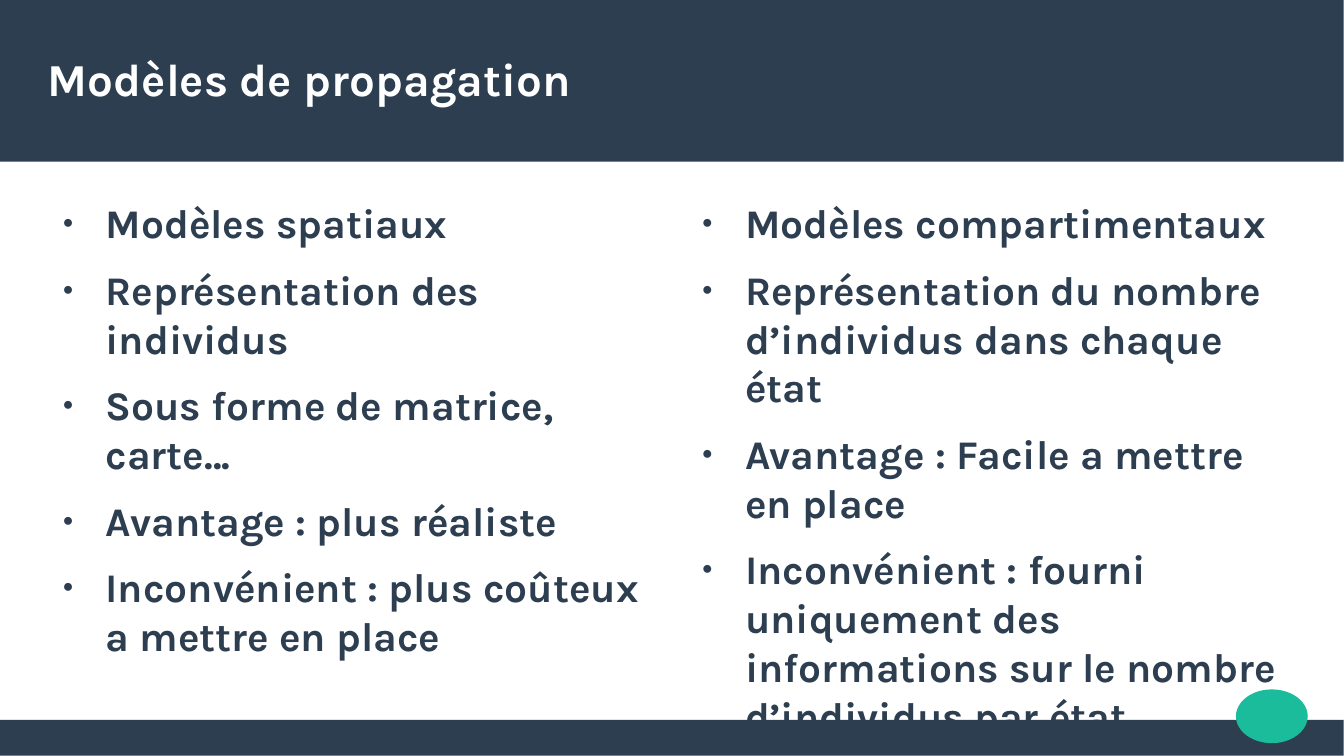
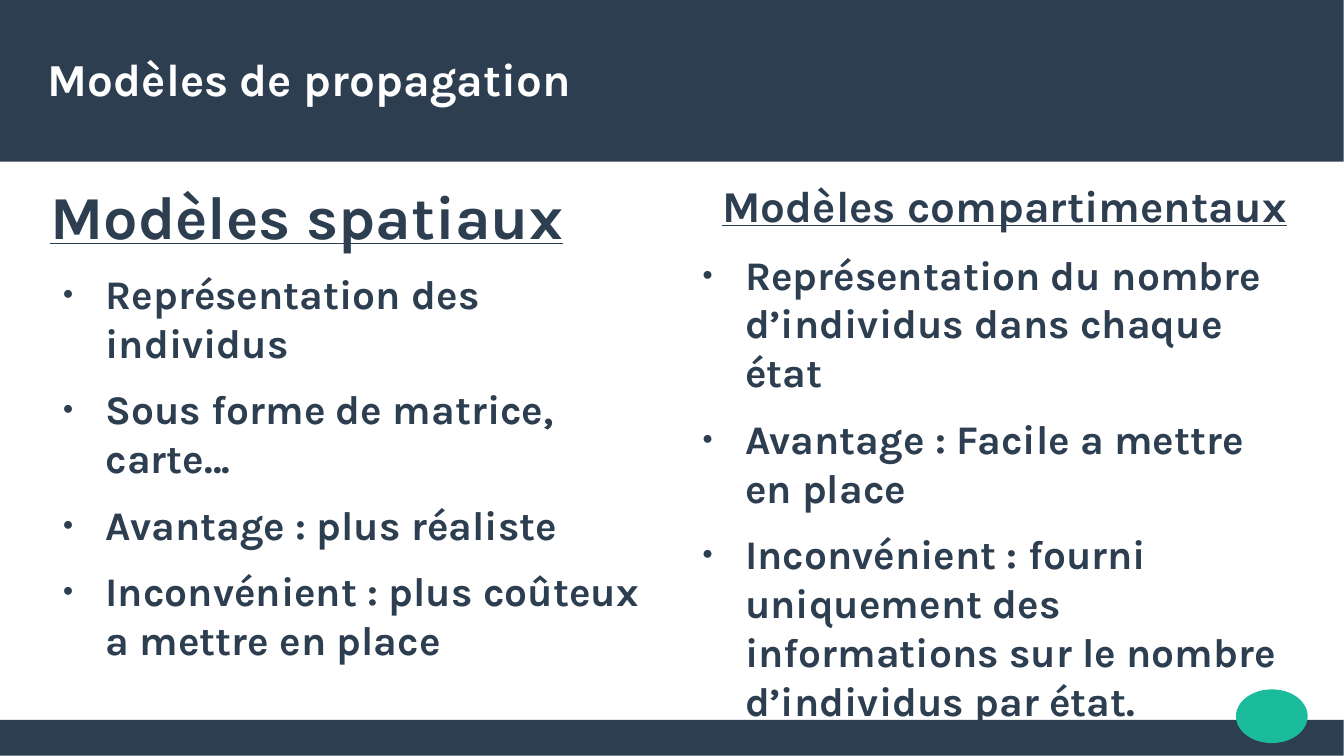
Before and after one commit to abedaton/epidemiology, a slide deck: slide 5 of toRendre/INFO-G1-presentation.pptx. Drawn at 1344x756 pixels with LibreOffice and Linux fonts; fonts in the diff are those of the drawing. Boxes give left, top, right and bottom in pixels: in the first picture for what was removed or moved away, otherwise in the second. Text is boxed around its words. In the diff, an @@ line names an element or a change of style, - is before the commit and + after.

```diff
--- a/toRendre/INFO-G1-presentation.pptx
+++ b/toRendre/INFO-G1-presentation.pptx
@@ text added at <box>50,191,563,254</box>, 36 pt, text #2C3E50, bold, underline @@
+Modèles spatiaux
@@ text at <box>106,206,447,248</box>: paragraph removed @@
-● Modèles spatiaux
@@ text added at <box>722,187,1286,233</box>, 26 pt, text #2C3E50, bold, underline @@
+Modèles compartimentaux
@@ text at <box>745,206,1266,248</box>: paragraph removed @@
-● Modèles compartimentaux
@@ text "Représentation des individus": place and size @@
-text "Représentation des individus" at <box>106,206,639,661</box>
+text "Représentation des individus" at <box>106,277,639,665</box>
@@ text "Représentation du nombre d’individus dans ...": place and size @@
-text "Représentation du nombre d’individus dans ..." at <box>745,206,1276,720</box>
+text "Représentation du nombre d’individus dans ..." at <box>745,258,1276,726</box>
```
Also in this commit, not shown: 3 other slides changed.
